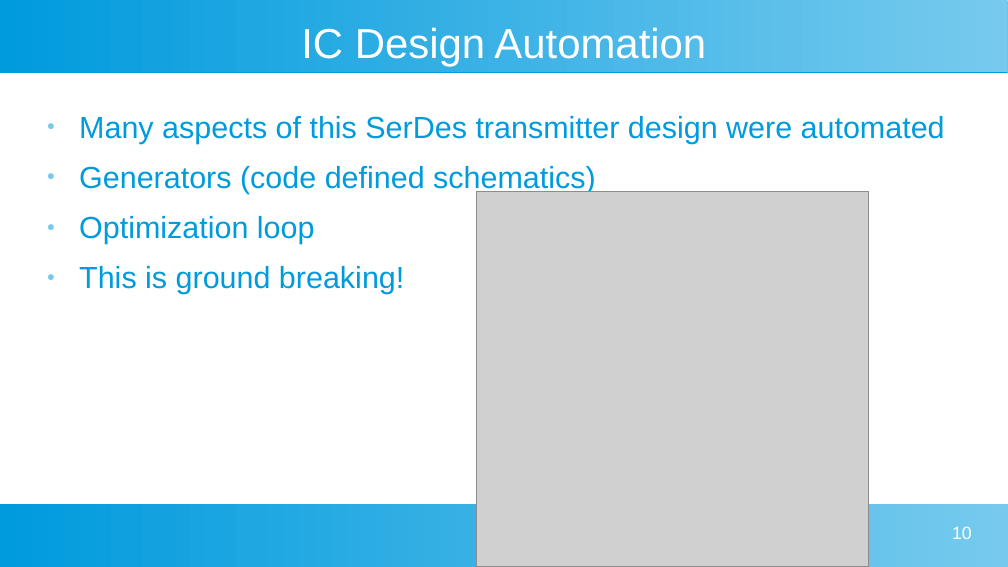
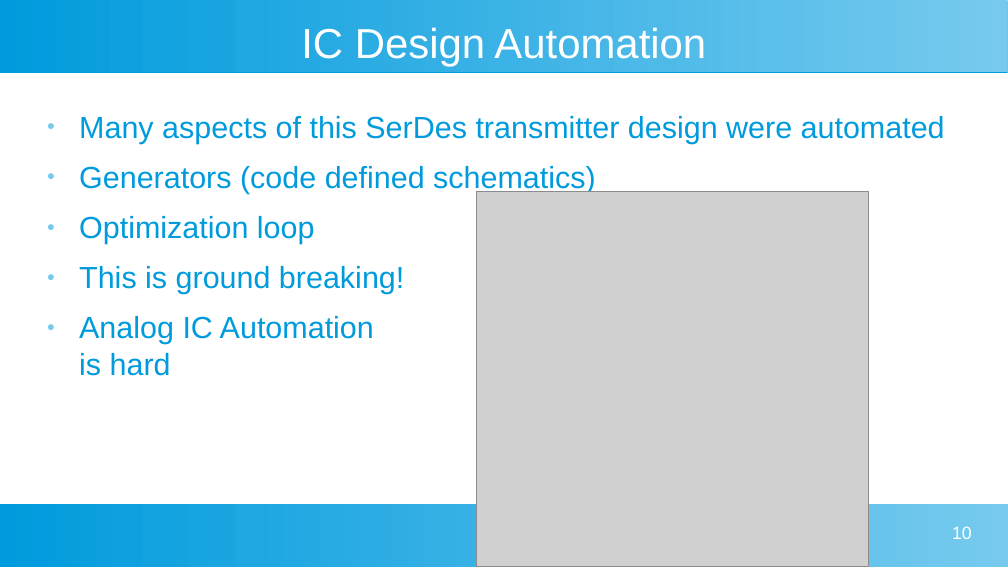
Before and after one commit to fiumad/Advanced-Computer-Systems, a slide deck: slide 10 of Research Report/Research Presentation.odp. Drawn at 1008x567 pixels with LibreOffice and Linux fonts; fonts in the diff are those of the drawing; grey boxes stand for pictures. Boxes give left, top, right and bottom in pixels: in the first picture for what was removed or moved away, otherwise in the second. Text is boxed around its words. In the diff, an @@ line names an element or a change of style, - is before the commit and + after.

```diff
--- a/Research Report/Research Presentation.odp
+++ b/Research Report/Research Presentation.odp
@@ text at (x1=79, y1=316, x2=374, y2=376): paragraph added @@
+● Analog IC Automation
+  is hard
```
Also in this commit, not shown: 2 other slides changed, 1 slide added, 14 other files.
